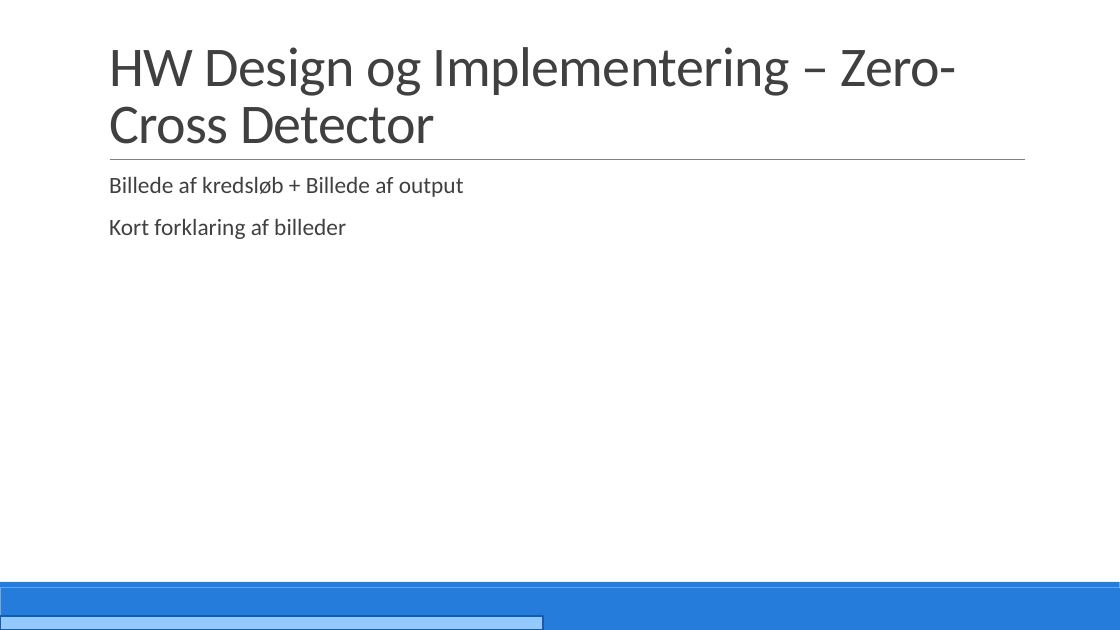
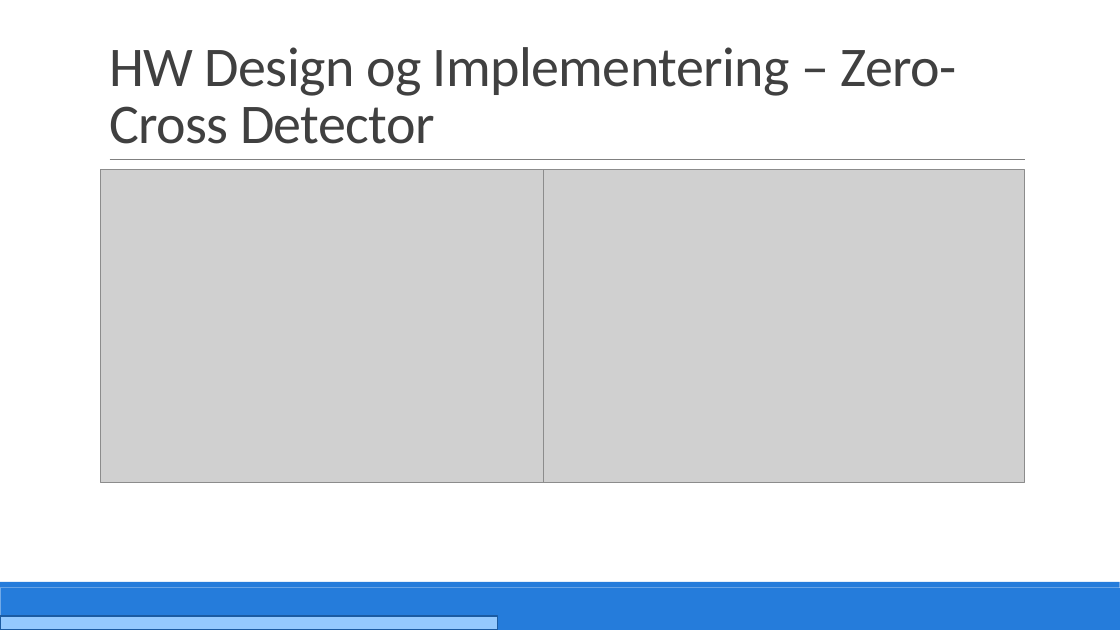
Before and after one commit to PRJ2GR15/Rapport, a slide deck: slide 16 of Fremlæggelse/Fremlæggelse.pptm. Drawn at 1120x630 pixels with LibreOffice and Linux fonts; fonts in the diff are those of the drawing; grey boxes stand for pictures. Boxes give left, top, right and bottom in pixels: in the first picture for what was removed or moved away, otherwise in the second. Text is boxed around its words. In the diff, an @@ line names an element or a change of style, - is before the commit and + after.

```diff
--- a/Fremlæggelse/Fremlæggelse.pptm
+++ b/Fremlæggelse/Fremlæggelse.pptm
@@ picture added at <box>101,170,561,482</box> @@
@@ text removed at <box>109,177,464,239</box> @@
-  Billede af kredsløb + Billede af output
-  Kort forklaring af billeder
@@ picture added at <box>543,170,1025,482</box> @@
@@ rectangle: place and size @@
-rectangle at <box>0,616,543,630</box>
+rectangle at <box>0,616,498,630</box>
```
Also in this commit, not shown: 28 other slides changed, 4 slides added, 1 slide removed.
